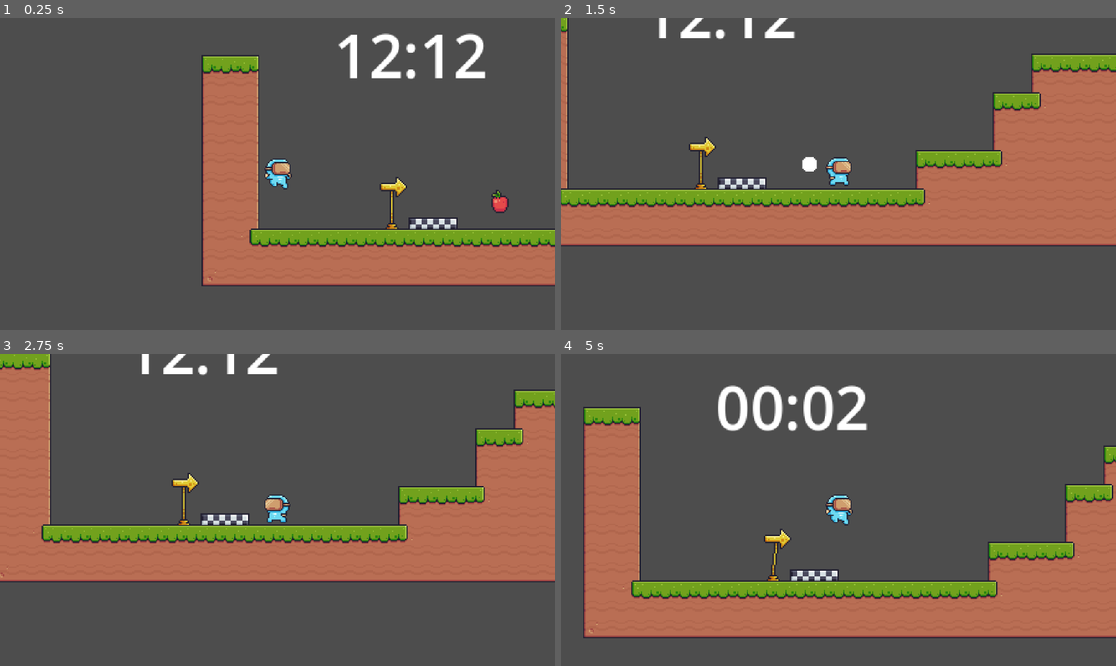
Above: before the commit, frames 1-4 (two rows, left to right).
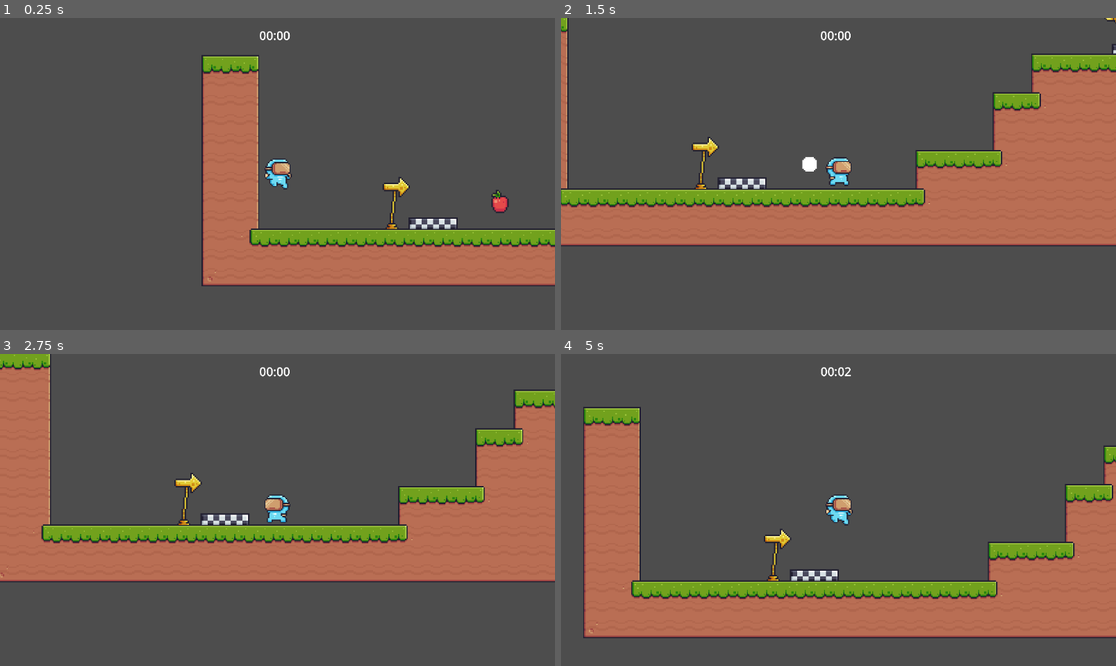
Above: after the commit, the same moments.

Repository: CD1FOX/2D-Platformer
Game: Godot game, scene res://Scenes/main.tscn
Two runs of this game, one before a commit and one after it. Both use one fixed random seed, a clock stepped at 60 frames per second and the inputs below.
Inputs:
- Up to frame 1 (0.25 s): no input
- Up to frame 2 (1.5 s): hold D (Right) from 0.53 s (still down); tap W (Jump) at 0.77 s
- Up to frame 3 (2.75 s): tap W (Jump) at 1.52 s; release D (Right) at 2.03 s; hold A (Left) from 2.03 s (still down)
- Up to frame 4 (5 s): tap W (Jump) at 3.02, 3.77, 4.52 s; release A (Left) at 4.28 s; hold D (Right) from 4.28 s (still down)

The runs differ from the first frame. In frame 1, 1.6% of the frame differs, in the area x 46-88%, y 4-63%; in frame 2, 0.9%; in frame 3, 0.8%; in frame 4, 1.9%, in the area x 28-56%, y 4-25%.

Commit message:
Update
End Line

Diff:
--- a/Scenes/Entity/player.tscn
+++ b/Scenes/Entity/player.tscn
@@ -1,10 +1,11 @@
-[gd_scene load_steps=31 format=3 uid="uid://dsnb28ukkayny"]
+[gd_scene load_steps=32 format=3 uid="uid://dsnb28ukkayny"]
 
 [ext_resource type="Script" uid="uid://dy5k0ete5s52r" path="res://Scenes/Entity/Scripts/player.gd" id="1_odi8b"]
 [ext_resource type="Texture2D" uid="uid://osgyr5trdo3i" path="res://Assets/Pixel Adventure!/Main Characters/Virtual Guy/Fall (32x32).png" id="2_2roui"]
 [ext_resource type="Texture2D" uid="uid://dptlgep8udxlf" path="res://Assets/Pixel Adventure!/Main Characters/Virtual Guy/Idle (32x32).png" id="2_odi8b"]
 [ext_resource type="Texture2D" uid="uid://buaqsfi6f1kov" path="res://Assets/Pixel Adventure!/Main Characters/Virtual Guy/Run (32x32).png" id="3_2tr3c"]
 [ext_resource type="Texture2D" uid="uid://duerqm4ej51a2" path="res://Assets/Pixel Adventure!/Main Characters/Virtual Guy/Jump (32x32).png" id="4_tydqb"]
+[ext_resource type="PackedScene" uid="uid://phrluffpoktq" path="res://Scenes/UI/StopWatch.tscn" id="6_tydqb"]
 
 [sub_resource type="AtlasTexture" id="AtlasTexture_2tr3c"]
 atlas = ExtResource("2_odi8b")
@@ -217,3 +218,9 @@
 [node name="CollisionShape2D" type="CollisionShape2D" parent="."]
 position = Vector2(5.96046e-07, 0)
 shape = SubResource("CapsuleShape2D_odi8b")
+
+[node name="StopWatch" parent="." instance=ExtResource("6_tydqb")]
+offset_left = -75.0
+offset_top = -610.0
+offset_right = -75.0
+offset_bottom = -610.0
--- /dev/null
+++ b/Scenes/Environment/Scripts/end_line.gd
@@ -0,0 +1,17 @@
+extends Area2D
+
+var already_stepped = false
+
+
+func _on_body_entered(body: Node2D) -> void:
+	if body.name == 'Player' and not already_stepped:
+		$AnimatedSprite2D.play("End")
+		Global.running = false
+
+
+
+
+
+func _on_body_exited(body: Node2D) -> void:
+	if body.name == 'Player':
+		already_stepped = true
--- /dev/null
+++ b/Scenes/Environment/end_line.tscn
@@ -0,0 +1,96 @@
+[gd_scene load_steps=14 format=3 uid="uid://bauvwlsy2h06x"]
+
+[ext_resource type="Texture2D" uid="uid://bn0bdcw73fyh5" path="res://Assets/Pixel Adventure!/Items/Checkpoints/End/End (Pressed) (64x64).png" id="1_62bic"]
+[ext_resource type="Script" uid="uid://c457db3fru8sv" path="res://Scenes/Environment/Scripts/end_line.gd" id="1_owvfy"]
+[ext_resource type="Texture2D" uid="uid://35g3bp3kj7en" path="res://Assets/Pixel Adventure!/Items/Checkpoints/End/End (Idle).png" id="2_owvfy"]
+
+[sub_resource type="AtlasTexture" id="AtlasTexture_h12oy"]
+atlas = ExtResource("1_62bic")
+region = Rect2(0, 0, 64, 64)
+
+[sub_resource type="AtlasTexture" id="AtlasTexture_baenn"]
+atlas = ExtResource("1_62bic")
+region = Rect2(64, 0, 64, 64)
+
+[sub_resource type="AtlasTexture" id="AtlasTexture_7unbv"]
+atlas = ExtResource("1_62bic")
+region = Rect2(128, 0, 64, 64)
+
+[sub_resource type="AtlasTexture" id="AtlasTexture_p02dn"]
+atlas = ExtResource("1_62bic")
+region = Rect2(192, 0, 64, 64)
+
+[sub_resource type="AtlasTexture" id="AtlasTexture_u3bq6"]
+atlas = ExtResource("1_62bic")
+region = Rect2(256, 0, 64, 64)
+
+[sub_resource type="AtlasTexture" id="AtlasTexture_ehb5x"]
+atlas = ExtResource("1_62bic")
+region = Rect2(320, 0, 64, 64)
+
+[sub_resource type="AtlasTexture" id="AtlasTexture_cwwic"]
+atlas = ExtResource("1_62bic")
+region = Rect2(384, 0, 64, 64)
+
+[sub_resource type="AtlasTexture" id="AtlasTexture_2e60i"]
+atlas = ExtResource("1_62bic")
+region = Rect2(448, 0, 64, 64)
+
+[sub_resource type="SpriteFrames" id="SpriteFrames_ytsym"]
+animations = [{
+"frames": [{
+"duration": 1.0,
+"texture": SubResource("AtlasTexture_h12oy")
+}, {
+"duration": 1.0,
+"texture": SubResource("AtlasTexture_baenn")
+}, {
+"duration": 1.0,
+"texture": SubResource("AtlasTexture_7unbv")
+}, {
+"duration": 1.0,
+"texture": SubResource("AtlasTexture_p02dn")
+}, {
+"duration": 1.0,
+"texture": SubResource("AtlasTexture_u3bq6")
+}, {
+"duration": 1.0,
+"texture": SubResource("AtlasTexture_ehb5x")
+}, {
+"duration": 1.0,
+"texture": SubResource("AtlasTexture_cwwic")
+}, {
+"duration": 1.0,
+"texture": SubResource("AtlasTexture_2e60i")
+}],
+"loop": false,
+"name": &"End",
+"speed": 20.0
+}, {
+"frames": [{
+"duration": 1.0,
+"texture": ExtResource("2_owvfy")
+}],
+"loop": true,
+"name": &"Idle",
+"speed": 5.0
+}]
+
+[sub_resource type="CircleShape2D" id="CircleShape2D_62bic"]
+radius = 19.0263
+
+[node name="EndLine" type="Area2D"]
+script = ExtResource("1_owvfy")
+
+[node name="AnimatedSprite2D" type="AnimatedSprite2D" parent="."]
+sprite_frames = SubResource("SpriteFrames_ytsym")
+animation = &"End"
+frame = 7
+frame_progress = 1.0
+
+[node name="CollisionShape2D" type="CollisionShape2D" parent="."]
+position = Vector2(0, 12)
+shape = SubResource("CircleShape2D_62bic")
+
+[connection signal="body_entered" from="." to="." method="_on_body_entered"]
+[connection signal="body_exited" from="." to="." method="_on_body_exited"]
--- a/Scenes/Environment/start_line.tscn
+++ b/Scenes/Environment/start_line.tscn
@@ -147,7 +147,7 @@
 
 [node name="AnimatedSprite2D" type="AnimatedSprite2D" parent="."]
 sprite_frames = SubResource("SpriteFrames_vw7w2")
-animation = &"Idle"
+animation = &"Start"
 
 [node name="CollisionShape2D" type="CollisionShape2D" parent="."]
 position = Vector2(-2, 13)
--- a/Scenes/UI/StopWatch.tscn
+++ b/Scenes/UI/StopWatch.tscn
@@ -18,4 +18,4 @@
 offset_right = 40.0
 offset_bottom = 23.0
 theme_override_font_sizes/font_size = 50
-text = "12:12"
+text = "00:00"
--- a/Scenes/main.tscn
+++ b/Scenes/main.tscn
@@ -4,7 +4,7 @@
 [ext_resource type="TileSet" uid="uid://6gwu36b18ay5" path="res://Assets/terrain_tilemap.tres" id="2_bo1nx"]
 [ext_resource type="PackedScene" uid="uid://bdg77nwiro1u" path="res://Scenes/Collectibles/apple.tscn" id="3_8gbba"]
 [ext_resource type="PackedScene" uid="uid://dgo6m58fgffsi" path="res://Scenes/Environment/start_line.tscn" id="4_jjvhh"]
-[ext_resource type="PackedScene" uid="uid://phrluffpoktq" path="res://Scenes/UI/StopWatch.tscn" id="5_kry3j"]
+[ext_resource type="PackedScene" uid="uid://bauvwlsy2h06x" path="res://Scenes/Environment/end_line.tscn" id="5_kry3j"]
 
 [node name="Main" type="Node2D"]
 
@@ -22,8 +22,5 @@
 [node name="Player" parent="." instance=ExtResource("1_jjgbg")]
 position = Vector2(63, 498)
 
-[node name="StopWatch" parent="." instance=ExtResource("5_kry3j")]
-offset_left = 110.0
-offset_top = 397.0
-offset_right = 110.0
-offset_bottom = 397.0
+[node name="EndLine" parent="." instance=ExtResource("5_kry3j")]
+position = Vector2(516, 432)
Not shown, added: Scenes/Environment/Scripts/end_line.gd.uid
